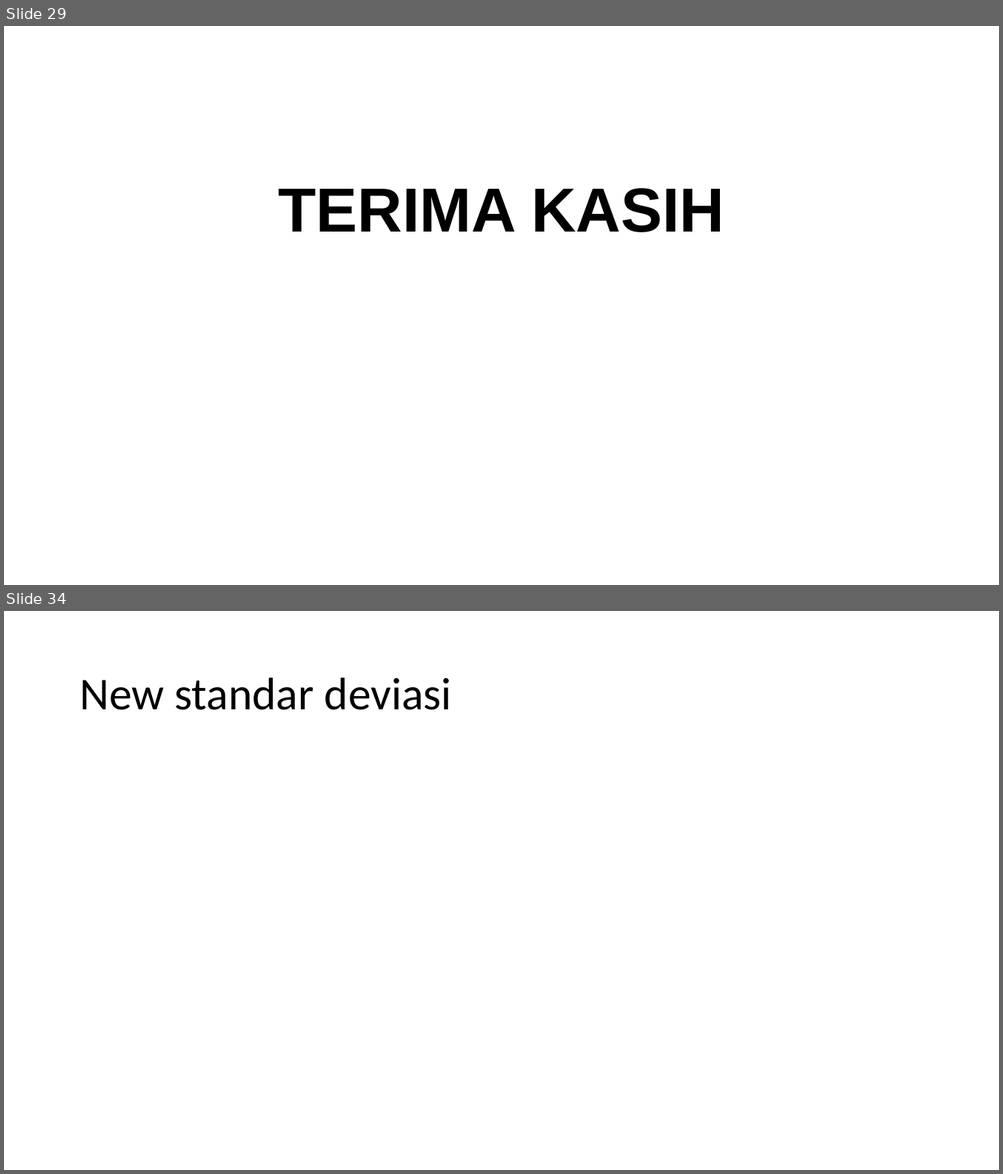
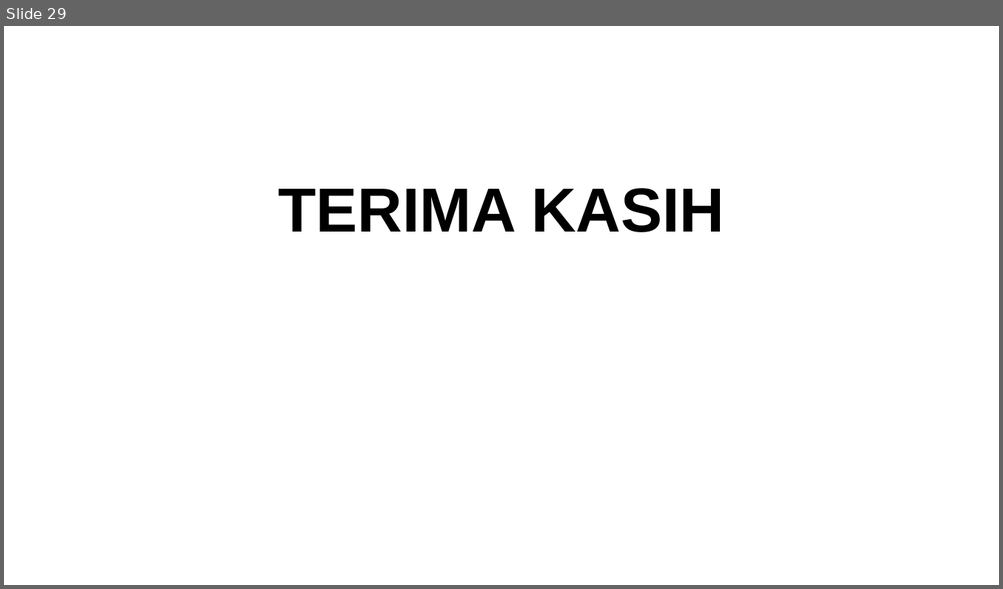
Before and after one commit to agus4171/TA-AJK, a slide deck: TA/5112100036-PPT.pptx. Shown one above the other, each under a label of ours: slides 29 and 34 before the commit, slide 29 after it; the slides between them are not shown. The pictures are 1003x1174 and 1003x589 pixels, drawn with LibreOffice and Linux fonts; fonts in the diff are those of the drawing; grey boxes stand for pictures. Boxes give left, top, right and bottom in pixels: in the first picture for what was removed or moved away, otherwise in the second. Text is boxed around its words. In the diff, an @@ line names an element or a change of style, - is before the commit and + after.

```diff
--- a/TA/5112100036-PPT.pptx
+++ b/TA/5112100036-PPT.pptx
@@ slide 34 removed at [4,611,999,1170], background #FFFFFF @@
@@ title removed at [79,678,452,710] @@
-New standar deviasi
```
Also in this commit, not shown: 6 slides changed, 5 other slides removed, 17 other files.
